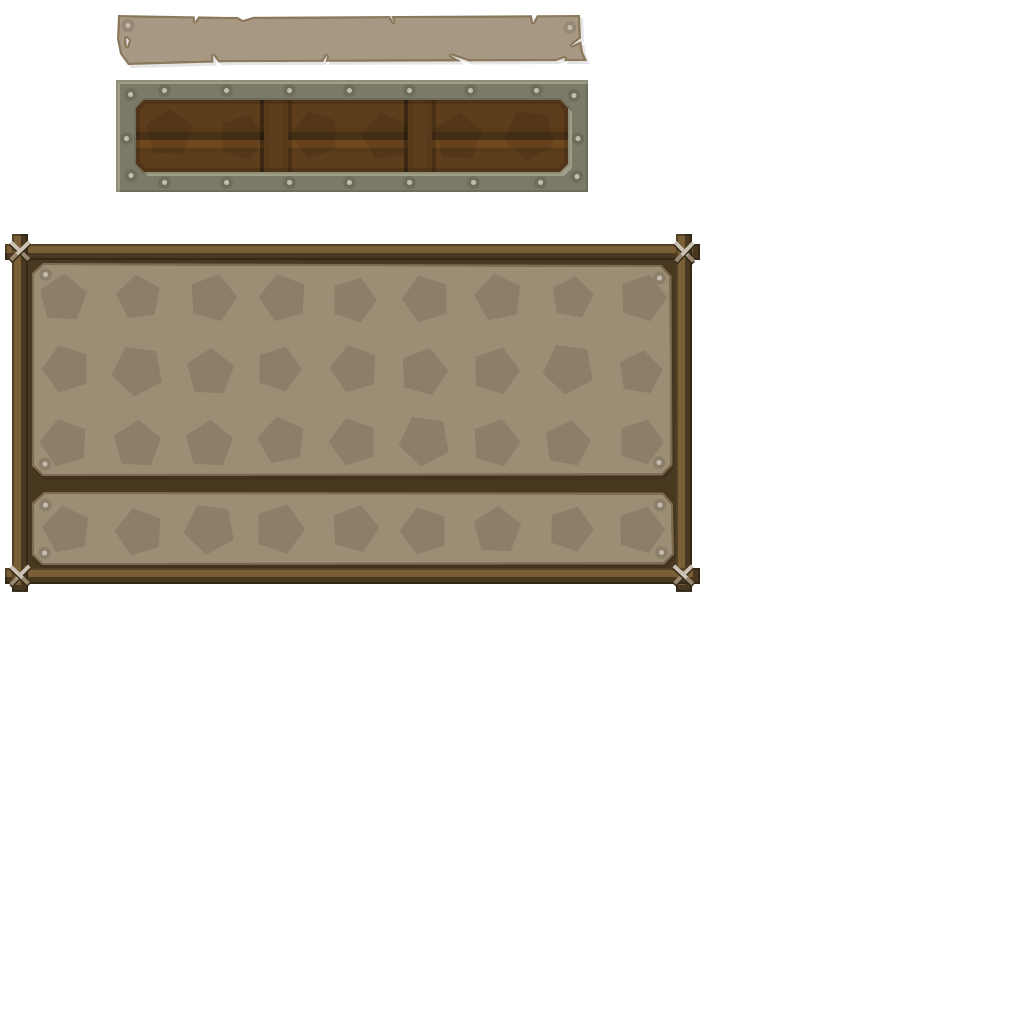
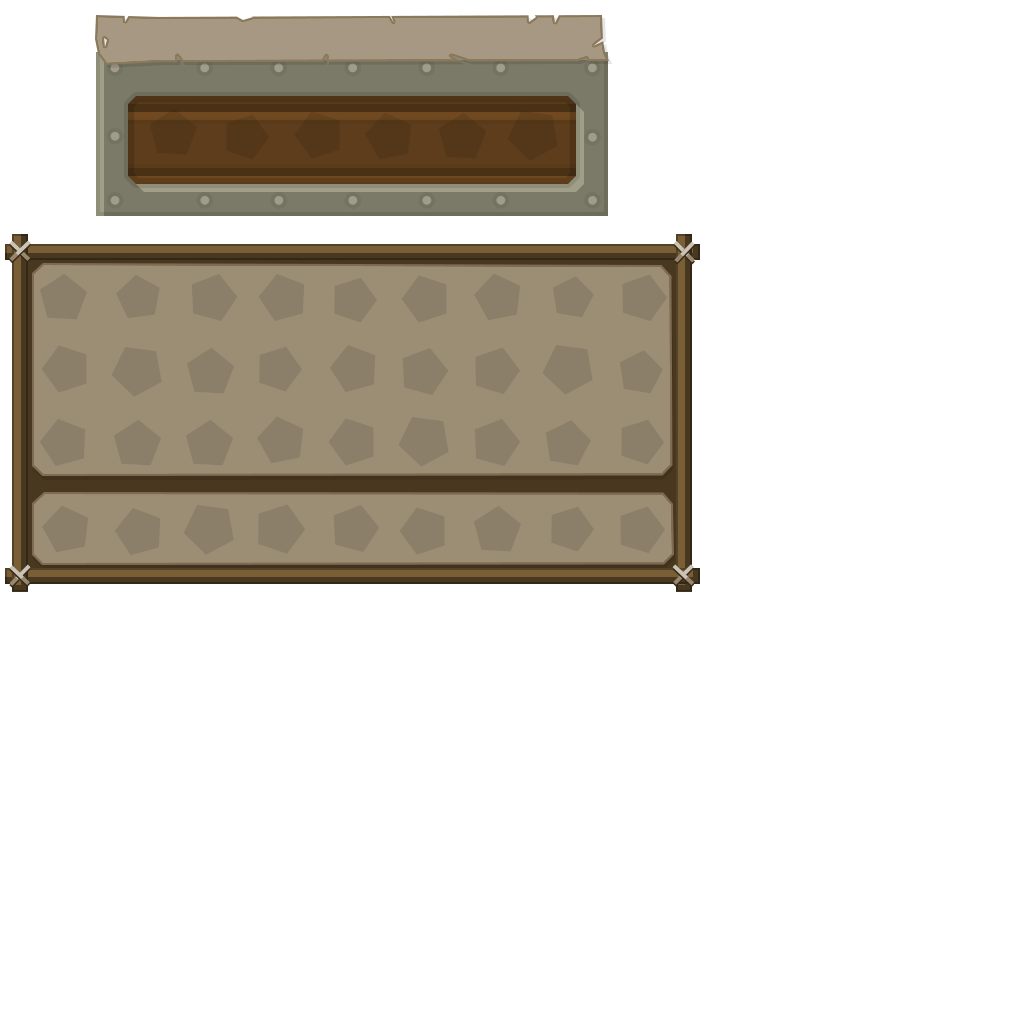
Layered file, before and after one edit (1024x1024). Changes by layer:
hid "Forme 21 copy" (1st of 2, in "title"), painted on it over (103, 23, 595, 30)
painted on "Forme 341 copie 2" over (95, 15, 609, 65)
renamed "Forme 21" to "Forme 21 copy", opacity 100% → 50%, painted on it over (42, 63, 664, 556)
painted on "Forme 20" over (146, 108, 558, 161)
painted on "Forme 339" over (96, 52, 608, 216)
hid "Forme 325 copie", painted on it over (95, 32, 612, 216)
painted on "Forme 10 copie 8" over (38, 68, 668, 560)
painted on "Forme 326" over (96, 52, 608, 216)
